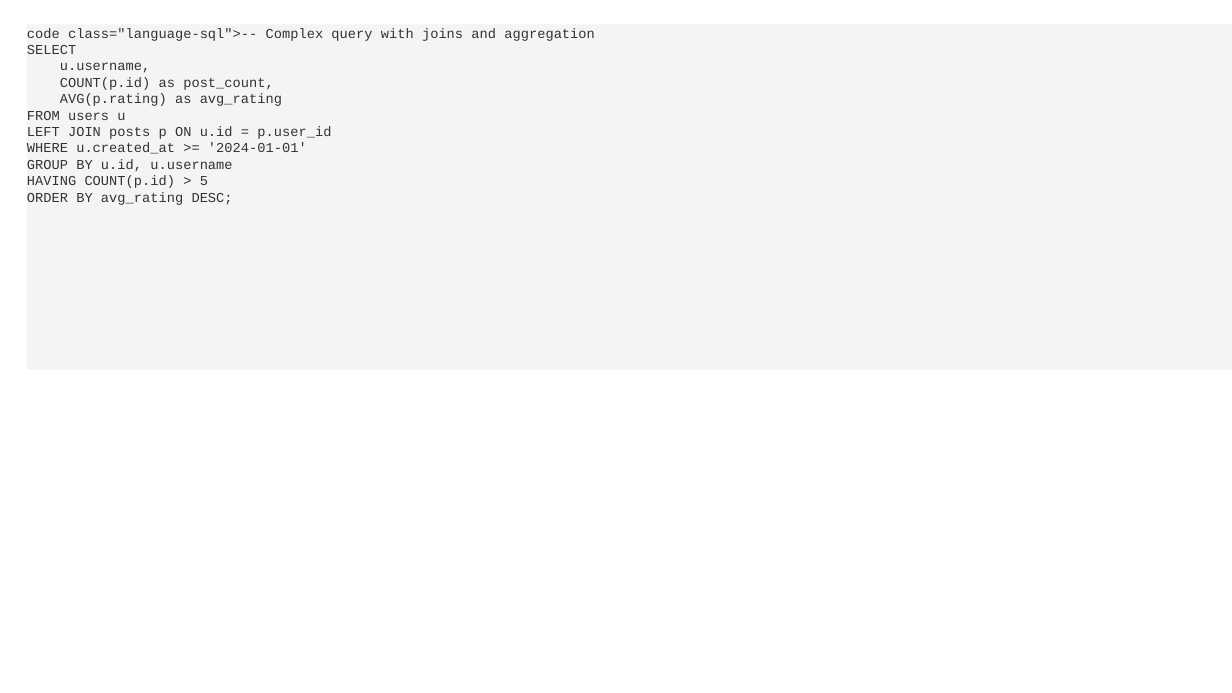
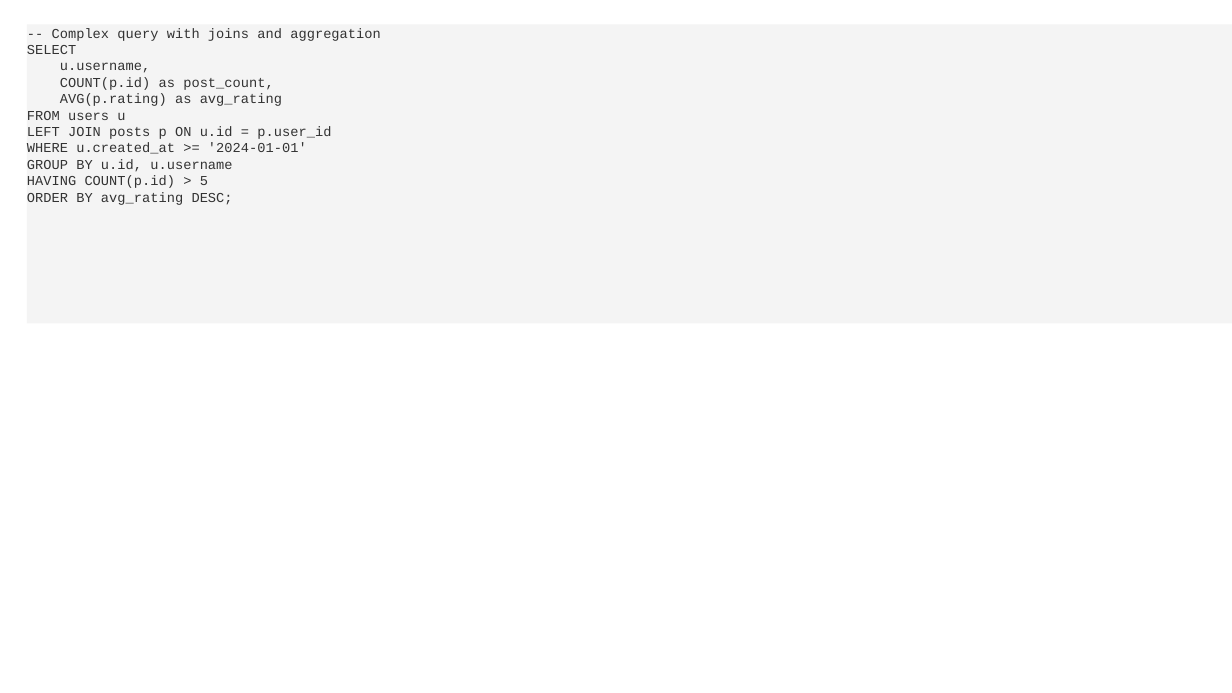
Before and after one commit to louisazhou/slidegenerator, a slide deck: slide 6 of output/comprehensive_demo_default.pptx. Drawn at 1232x693 pixels with LibreOffice and Linux fonts; fonts in the diff are those of the drawing. Boxes give left, top, right and bottom in pixels: in the first picture for what was removed or moved away, otherwise in the second. Text is boxed around its words. In the diff, an @@ line names an element or a change of style, - is before the commit and + after.

```diff
--- a/output/comprehensive_demo_default.pptx
+++ b/output/comprehensive_demo_default.pptx
@@ text in rectangle at <box>27,28,381,205</box>: text changed @@
-code class="language-sql">-- Complex query with joins and aggregation
-SELECT
-u.username,
-COUNT(p.id) as post_count,
-AVG(p.rating) as avg_rating
-FROM users u
-LEFT JOIN posts p ON u.id = p.user_id
-WHERE u.created_at >= '2024-01-01'
-GROUP BY u.id, u.username
-HAVING COUNT(p.id) > 5
-ORDER BY avg_rating DESC;
+-- Complex query with joins and aggregation
+SELECT
+u.username,
+COUNT(p.id) as post_count,
+AVG(p.rating) as avg_rating
+FROM users u
+LEFT JOIN posts p ON u.id = p.user_id
+WHERE u.created_at >= '2024-01-01'
+GROUP BY u.id, u.username
+HAVING COUNT(p.id) > 5
+ORDER BY avg_rating DESC;
@@ rectangle "-- Complex query with joins ...": place and size @@
-rectangle "-- Complex query with joins ..." at <box>27,25,1232,370</box>
+rectangle "-- Complex query with joins ..." at <box>27,25,1232,324</box>
```
Also in this commit, not shown: 19 other slides changed, 13 other files.
